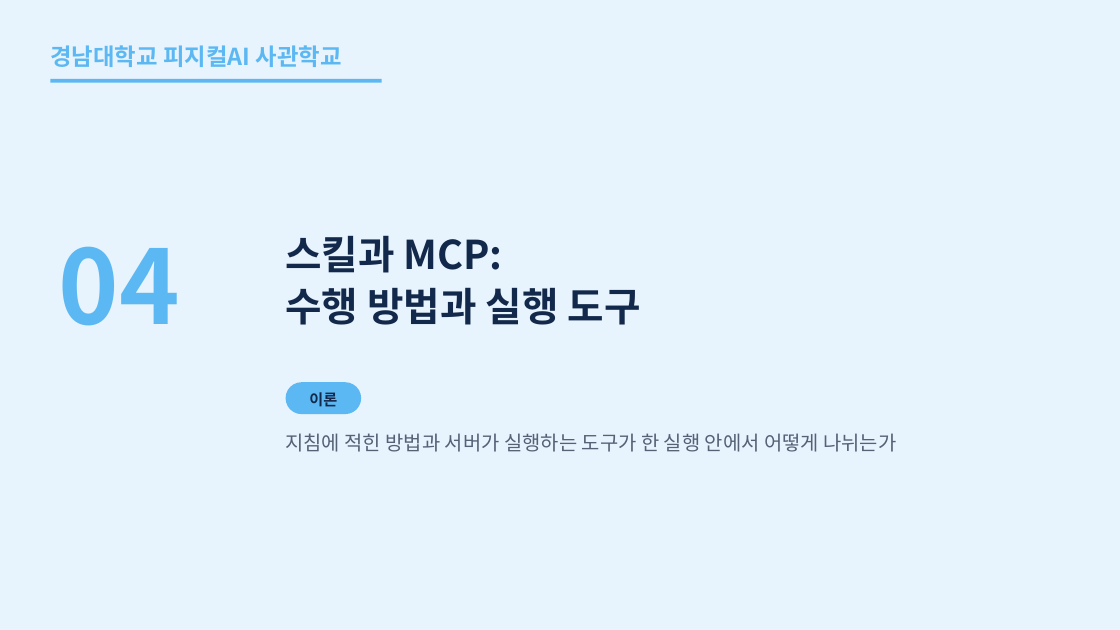
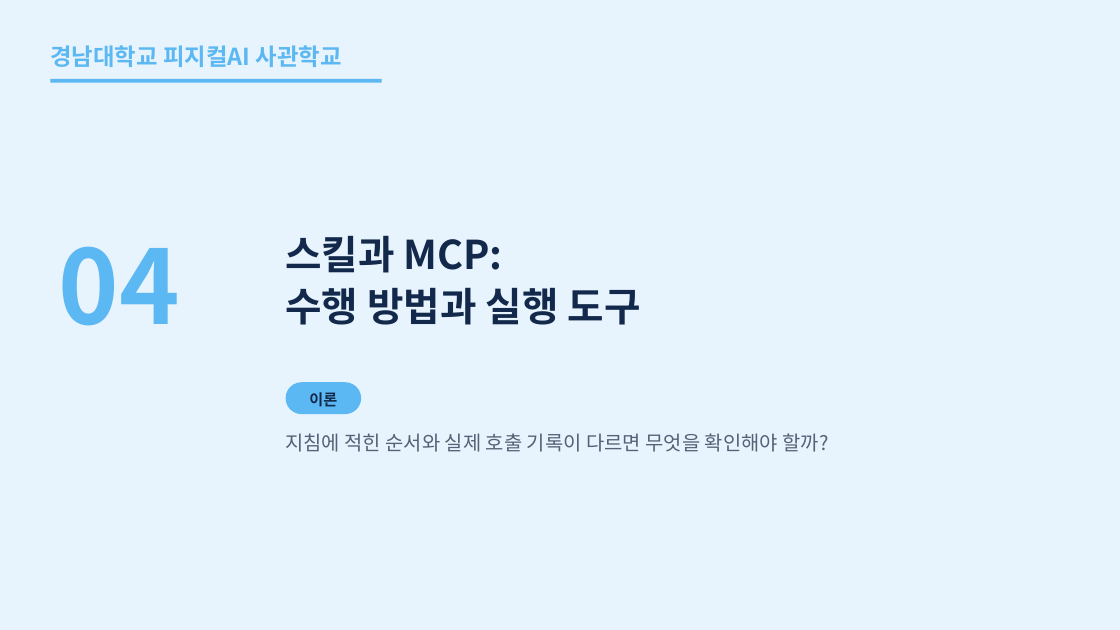
Before and after one commit to uengine-oss/hyd-iot-edu, a slide deck: slide 29 of workspace/강의제작/산출물/통합반/이론_오프라인/06회차/통합반_오프라인_06회차.pptx. Drawn at 1120x630 pixels with LibreOffice and Linux fonts; fonts in the diff are those of the drawing. Boxes give left, top, right and bottom in pixels: in the first picture for what was removed or moved away, otherwise in the second. Text is boxed around its words. In the diff, an @@ line names an element or a change of style, - is before the commit and + after.

Commit message:
통합반 현장 6회차 29~32장 스킬에 적힌 순서와 실제 실행 순서·열어 본 근거를 호출 기록으로 구별하는 화면과 노트를 검증한다

```diff
--- a/workspace/강의제작/산출물/통합반/이론_오프라인/06회차/통합반_오프라인_06회차.pptx
+++ b/workspace/강의제작/산출물/통합반/이론_오프라인/06회차/통합반_오프라인_06회차.pptx
@@ text at [285, 433, 828, 452]: text changed @@
-지침에 적힌 방법과 서버가 실행하는 도구가 한 실행 안에서 어떻게 나뉘는가
+지침에 적힌 순서와 실제 호출 기록이 다르면 무엇을 확인해야 할까?
```
Also in this commit, not shown: 3 other slides changed, 11 other files.
